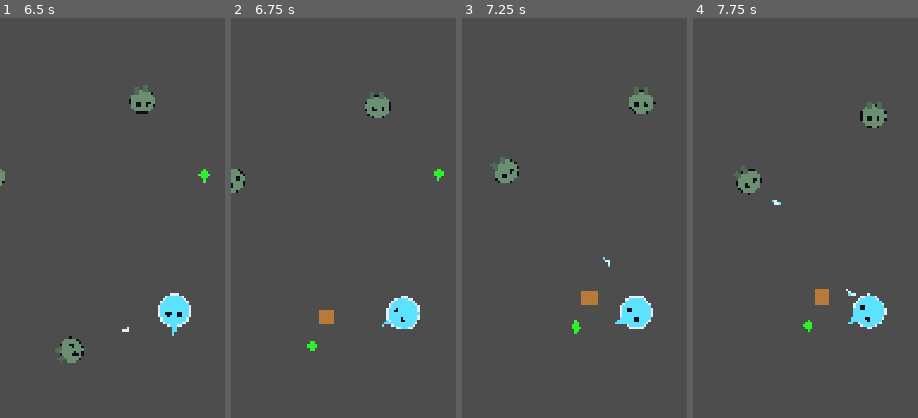
Above: before the commit, frames 1-4 (left to right).
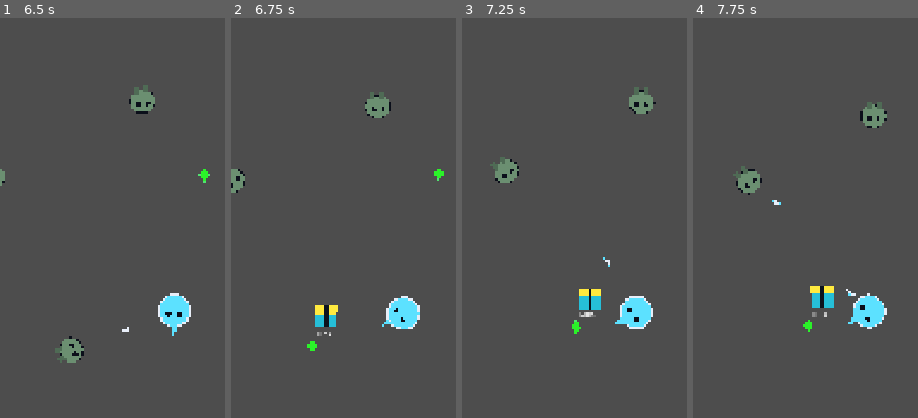
Above: after the commit, the same moments.

Repository: Silithix/Silithix-horde-protocal
Game: Godot game, scene res://scenes/boot/Boot.tscn
Two runs of this game, one before a commit and one after it. Both use one fixed random seed, a clock stepped at 60 frames per second and the inputs below.
Inputs (mouse positions are % of the whole screen's width and height, from its top left):
- Up to frame 1 (6.5 s): click "PLAY" at 0.5 s; move the mouse to (72, 45) at 1.27 s; click (72, 45) at 1.42 s; drag from (30, 55) to (50, 50) at 2.02 s; move the mouse to (60, 28) at 2.77 s; click (60, 28) at 2.92 s; drag from (45, 70) to (50, 50) at 3.52 s; move the mouse to (80, 65) at 4.27 s; click (80, 65) at 4.42 s; drag from (20, 35) to (18, 62) at 5.02 s; move the mouse to (55, 50) at 5.77 s; click (55, 50) at 5.92 s
- Up to frame 2 (6.75 s): drag from (35, 25) to (10, 33) at 6.52 s
- Up to frame 3 (7.25 s): no input
- Up to frame 4 (7.75 s): move the mouse to (72, 45) at 7.27 s; click (72, 45) at 7.42 s
The pictures show only the part of the screen within x 11-61%, y 13-63%; the shares and areas given below are measured in that part.

Frame 1 is identical in both runs. In frame 2, 0.6% of the frame differs, in the area x 37-48%, y 71-80%; in frame 3, 0.6%; in frame 4, 0.6%, in the area x 52-63%, y 67-75%.

Commit message:
fix: distinct crate chrome and collect toasts (QA-B1/B2)
Cyan/yellow crate with kind label so it no longer reads as a Hound.
Floating toast shows FULL HP / +HP / MAGNET on pickup.

Diff:
--- a/scenes/pickups/Crate.tscn
+++ b/scenes/pickups/Crate.tscn
@@ -3,16 +3,33 @@
 [ext_resource type="Script" path="res://scripts/meta/Crate.gd" id="1_crate"]
 
 [sub_resource type="RectangleShape2D" id="RectangleShape2D_crate"]
-size = Vector2(56, 56)
+size = Vector2(64, 64)
 
 [node name="Crate" type="Area2D"]
 collision_layer = 8
 collision_mask = 1
 script = ExtResource("1_crate")
 
-[node name="Visual" type="Polygon2D" parent="."]
-color = Color(0.72, 0.48, 0.22, 1)
-polygon = PackedVector2Array(-18, -18, 18, -18, 18, 18, -18, 18)
+[node name="Body" type="Polygon2D" parent="."]
+color = Color(0.15, 0.75, 0.85, 1)
+polygon = PackedVector2Array(-26, -10, 26, -10, 26, 26, -26, 26)
+
+[node name="Lid" type="Polygon2D" parent="."]
+color = Color(1, 0.92, 0.25, 1)
+polygon = PackedVector2Array(-28, -26, 28, -26, 26, -8, -26, -8)
+
+[node name="Band" type="Polygon2D" parent="."]
+color = Color(0.05, 0.08, 0.12, 1)
+polygon = PackedVector2Array(-4, -26, 4, -26, 4, 26, -4, 26)
+
+[node name="Label" type="Label" parent="."]
+offset_left = -40.0
+offset_top = 28.0
+offset_right = 40.0
+offset_bottom = 56.0
+theme_override_font_sizes/font_size = 18
+text = "CRATE"
+horizontal_alignment = 1
 
 [node name="CollisionShape2D" type="CollisionShape2D" parent="."]
 shape = SubResource("RectangleShape2D_crate")
--- a/scripts/meta/Crate.gd
+++ b/scripts/meta/Crate.gd
@@ -1,18 +1,22 @@
 extends Area2D
-## Mid-run crate. Systems-owned. Contents from pickup_table feel.
+## Mid-run crate — high-contrast loot box (not enemy-colored). Systems-owned.
 
 const POOL_KEY := &"crate"
 
 var _active: bool = false
 var _kind: String = "heal_meat"
 
-@onready var visual: Polygon2D = $Visual
+@onready var body_poly: Polygon2D = $Body
+@onready var lid_poly: Polygon2D = $Lid
+@onready var band: Polygon2D = $Band
+@onready var label: Label = $Label
 @onready var collision: CollisionShape2D = $CollisionShape2D
 
 func _ready() -> void:
 	body_entered.connect(_on_body_entered)
 	area_entered.connect(_on_area_entered)
 	add_to_group("crate")
+	_restyle()
 
 func on_pool_acquire() -> void:
 	_active = true
@@ -21,6 +25,7 @@
 	monitorable = true
 	if collision:
 		collision.set_deferred("disabled", false)
+	_restyle()
 
 func on_pool_release() -> void:
 	_active = false
@@ -35,11 +40,33 @@
 	_kind = kind
 	on_pool_acquire()
 
+func _restyle() -> void:
+	# Cyan crate + yellow lid — intentionally not Hound brown/orange.
+	if body_poly:
+		body_poly.color = Color(0.15, 0.75, 0.85, 1.0)
+	if lid_poly:
+		lid_poly.color = Color(1.0, 0.92, 0.25, 1.0)
+	if band:
+		band.color = Color(0.05, 0.08, 0.12, 1.0)
+	if label:
+		label.text = _label_for_kind()
+		label.modulate = Color(1, 1, 1, 1)
+
+func _label_for_kind() -> String:
+	match _kind:
+		"heal_meat":
+			return "HEAL"
+		"magnet":
+			return "MAG"
+		"gold_bag":
+			return "GOLD"
+		_:
+			return "CRATE"
+
 func _on_body_entered(body: Node) -> void:
 	_try_collect(body)
 
 func _on_area_entered(area: Area2D) -> void:
-	# Player Magnet / Hurtbox are Area2D children
 	var p := area.get_parent()
 	if p:
 		_try_collect(p)
@@ -55,22 +82,55 @@
 	if player == null or not player.is_in_group("player"):
 		return
 	_active = false
-	_apply(player)
+	var msg := _apply(player)
+	_spawn_toast(msg)
 	Pool.release(POOL_KEY, self)
 
-func _apply(player: Node) -> void:
+func _apply(player: Node) -> String:
 	match _kind:
 		"heal_meat":
 			if player.has_method("heal"):
+				var before := float(player.get("hp"))
 				var mx := float(player.get("max_hp"))
 				player.call("heal", mx * 0.2)
+				var after := float(player.get("hp"))
+				var gained := after - before
+				if gained <= 0.05:
+					return "FULL HP"
+				return "+%d HP" % int(round(gained))
+			return "HEAL"
 		"magnet":
 			var run := get_tree().get_first_node_in_group("run_root")
 			if run and run.has_method("vacuum_all_gems"):
 				run.call("vacuum_all_gems")
+			return "MAGNET!"
 		"gold_bag":
 			if player.has_method("heal"):
+				var before := float(player.get("hp"))
 				player.call("heal", 10.0)
+				var after := float(player.get("hp"))
+				if after - before <= 0.05:
+					return "+GOLD (FULL HP)"
+				return "+GOLD +HP"
+			return "+GOLD"
 		_:
 			if player.has_method("heal"):
 				player.call("heal", 15.0)
+			return "LOOT"
+
+func _spawn_toast(text: String) -> void:
+	var run := get_tree().get_first_node_in_group("run_root")
+	if run == null:
+		return
+	var toast := Label.new()
+	toast.text = text
+	toast.z_index = 50
+	toast.add_theme_font_size_override("font_size", 36)
+	toast.modulate = Color(1.0, 0.95, 0.35, 1.0)
+	toast.global_position = global_position + Vector2(-40, -50)
+	run.add_child(toast)
+	var tw := toast.create_tween()
+	tw.set_pause_mode(Tween.TWEEN_PAUSE_PROCESS)
+	tw.tween_property(toast, "global_position", toast.global_position + Vector2(0, -80), 0.7)
+	tw.parallel().tween_property(toast, "modulate:a", 0.0, 0.7)
+	tw.tween_callback(toast.queue_free)
Not shown, changed: docs/BOT_LOG.md
